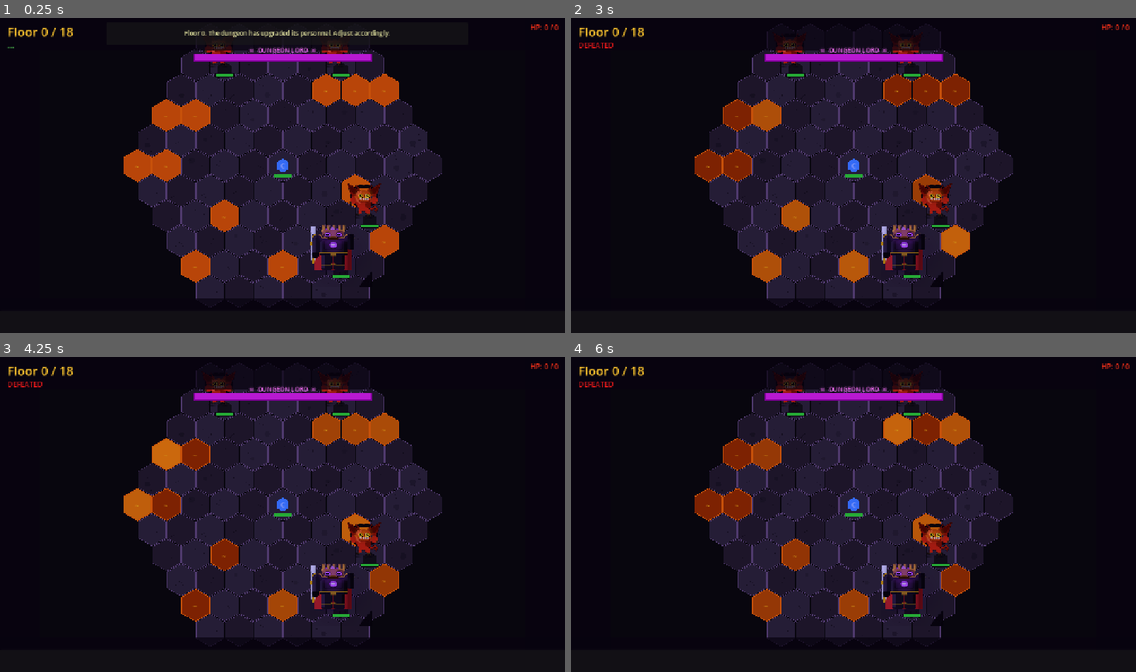
Above: before the commit, frames 1-4 (two rows, left to right).
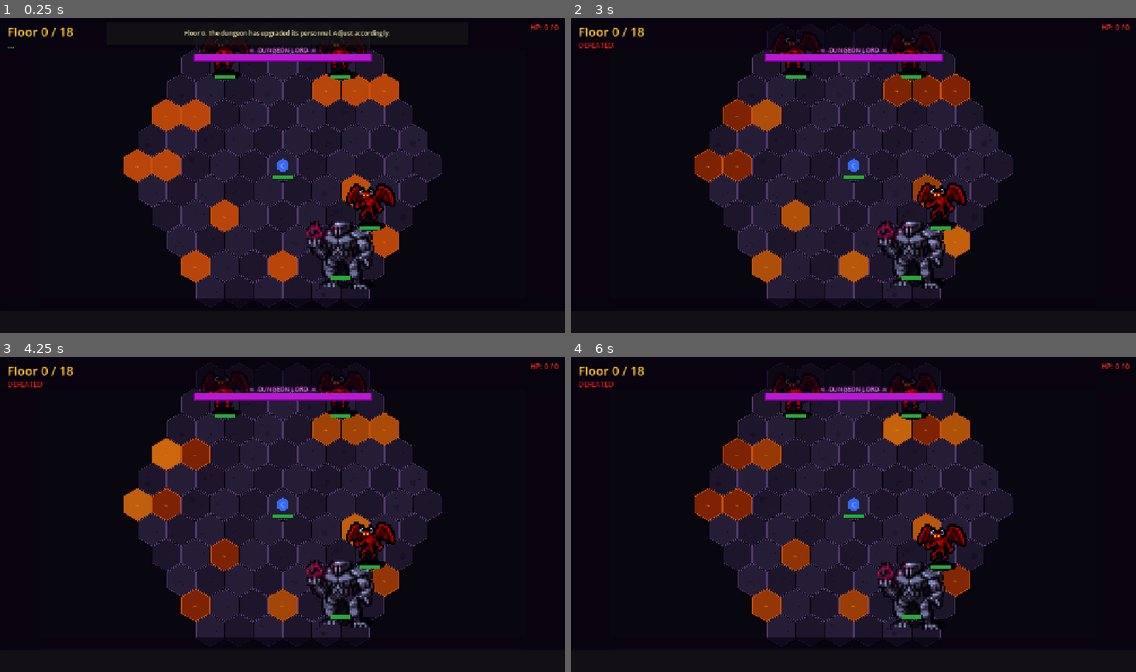
Above: after the commit, the same moments.

Repository: ColdTie/Descent
Game: Godot game, scene res://scenes/BattleScene.tscn
Two runs of this game, one before a commit and one after it. Both use one fixed random seed, a clock stepped at 60 frames per second and the inputs below. This scene is started directly instead of the project's main scene.
Inputs (mouse positions are in pixels of both pictures, inside the frame that each line leads up to):
- Up to frame 1 (0.25 s): no input
- Up to frame 2 (3 s): move the mouse to (706, 166) at 0.52 s; click (706, 166) at 0.67 s; move the mouse to (723, 191) at 1.27 s; click (723, 191) at 1.42 s; move the mouse to (734, 216) at 2.02 s; click (734, 216) at 2.17 s; move the mouse to (751, 241) at 2.77 s; click (751, 241) at 2.92 s
- Up to frame 3 (4.25 s): move the mouse to (197, 605) at 3.52 s; click (197, 605) at 3.67 s
- Up to frame 4 (6 s): move the mouse to (780, 631) at 4.27 s; click (780, 631) at 4.42 s; move the mouse to (723, 479) at 5.02 s; click (723, 479) at 5.17 s; move the mouse to (734, 505) at 5.77 s; click (734, 505) at 5.92 s

The runs differ from the first frame. In frame 1, 2.8% of the frame differs, in the area x 35-70%, y 6-87%; in frame 2, 2.9%; in frame 3, 2.9%; in frame 4, 3.0%, in the area x 35-70%, y 4-87%.

Commit message:
Run 8: upgrade to DCSS pixel-art sprites + combat visual polish
- gen_sprites_v4.py: 4x NEAREST scale (128px), 2px outline, better character
  selections (hell_knight, sonja, executioner, gloorx_vloq), taller portraits
- BattleScene: idle bob animation, dark disc backdrop, enemy name tags,
  squish-and-recover hit flash, wider HP bars (46px), larger sprite scale
- ClassSelect: wider cards (240x420), NEAREST filter for pixel-art portraits
- deploy.yml: uses gen_sprites_v4.py instead of gen_sprites_hq.py
- Sprites: DCSS CC0 1.0 Universal - Dungeon Crawl Stone Soup contributors

https://claude.ai/code/session_014uyUXz93EpZsDuVbuNm85J

Diff:
--- a/scenes/BattleScene.gd
+++ b/scenes/BattleScene.gd
@@ -133,6 +133,20 @@
 	_engine.status_ticked.connect(_on_status_ticked)
 	_engine.hero_moved.connect(_on_hero_moved)
 	_engine.setup(_all_combatants)
+
+## ─── Idle Animation ───────────────────────────────────────────────────────────
+
+func _start_idle_bob(sprite: Sprite2D, is_hero: bool) -> void:
+	## Slow breathing bob: hero moves gently, enemies bounce more assertively.
+	var base_y: float  = -24.0
+	var amp:    float  = 2.0 if is_hero else 3.5
+	var period: float  = 1.8 if is_hero else 1.2
+	var tw: Tween = create_tween()
+	tw.set_loops()
+	tw.tween_property(sprite, "position:y", base_y - amp, period * 0.5) \
+		.set_ease(Tween.EASE_IN_OUT).set_trans(Tween.TRANS_SINE)
+	tw.tween_property(sprite, "position:y", base_y + amp * 0.4, period * 0.5) \
+		.set_ease(Tween.EASE_IN_OUT).set_trans(Tween.TRANS_SINE)
 
 ## ─── Cave Atmosphere ──────────────────────────────────────────────────────────
 
@@ -300,30 +314,41 @@
 	var root := Node2D.new()
 	root.position = HexGrid.hex_to_pixel(c.position, HEX_SIZE)
 
-	# Sprite — PNG loads without Godot editor import, works in headless/web export.
 	var sprite_path: String = _get_sprite_path(c)
 	var sprite_tex: Texture2D = null
 	if ResourceLoader.exists(sprite_path):
 		sprite_tex = load(sprite_path) as Texture2D
 	var is_boss: bool = c.sprite_key.begins_with("boss")
+
 	if sprite_tex != null:
-		# Drop shadow ellipse drawn first (behind sprite)
+		# Dark disc behind sprite so it reads against any hex colour
+		var disc := Polygon2D.new()
+		disc.polygon = _make_hex_pts(HEX_SIZE * (0.68 if is_boss else 0.58))
+		disc.color = Color(0.0, 0.0, 0.0, 0.50)
+		disc.position = Vector2(0.0, -10.0)
+		root.add_child(disc)
+
+		# Drop shadow
 		var shadow := Polygon2D.new()
-		shadow.polygon = _make_hex_pts(HEX_SIZE * 0.48)
-		shadow.color = Color(0.0, 0.0, 0.0, 0.55)
-		shadow.position = Vector2(0.0, HEX_SIZE * 0.30)
+		shadow.polygon = _make_hex_pts(HEX_SIZE * (0.52 if is_boss else 0.42))
+		shadow.color = Color(0.0, 0.0, 0.0, 0.45)
+		shadow.position = Vector2(0.0, HEX_SIZE * 0.28)
 		root.add_child(shadow)
 
 		var sprite := Sprite2D.new()
 		sprite.texture = sprite_tex
-		# 128×128 HQ sprites — NEAREST gives crisp pixel edges
-		var sprite_scale: float = 1.10 if is_boss else 0.85
+		# NEAREST for crisp pixel-art look; 128×128 DCSS CC0 sprites scaled 4×
+		var sprite_scale: float = 1.20 if is_boss else 0.95
 		sprite.scale = Vector2(sprite_scale, sprite_scale)
-		sprite.position = Vector2(0.0, -22.0)
+		sprite.position = Vector2(0.0, -24.0)
 		sprite.texture_filter = CanvasItem.TEXTURE_FILTER_NEAREST
 		root.add_child(sprite)
+
+		# Idle breathing bob (enemies bounce a bit faster than hero)
+		var is_hero: bool = c.faction == Combatant.Faction.HERO
+		_start_idle_bob(sprite, is_hero)
 	else:
-		# Fallback: colored hex + glyph (used before Godot imports the assets)
+		# Fallback: coloured hex + glyph
 		var body := Polygon2D.new()
 		var body_size: float = HEX_SIZE * (0.55 if is_boss else 0.42)
 		body.polygon = _make_hex_pts(body_size)
@@ -344,27 +369,43 @@
 		lbl.position = Vector2(-12.0, -12.0)
 		root.add_child(lbl)
 
-	# HP bar — taller and with a visible dark border
+	# Enemy name tag (small, above HP bar)
+	if c.faction == Combatant.Faction.ENEMY:
+		var name_tag := Label.new()
+		name_tag.text = c.display_name
+		name_tag.horizontal_alignment = HORIZONTAL_ALIGNMENT_CENTER
+		name_tag.add_theme_font_size_override("font_size", 8)
+		var tag_color: Color = Color(1.0, 0.62, 0.95) if is_boss else Color(0.78, 0.58, 0.58)
+		name_tag.add_theme_color_override("font_color", tag_color)
+		name_tag.custom_minimum_size = Vector2(60.0, 0.0)
+		name_tag.position = Vector2(-30.0, HEX_SIZE * 0.48)
+		root.add_child(name_tag)
+
+	# HP bar — wide border + background + coloured fill
+	var HP_W: float = 46.0
+	var HP_H: float = 8.0
+	var hp_y: float = HEX_SIZE * 0.58
+
 	var hp_border := ColorRect.new()
-	hp_border.size = Vector2(42.0, 9.0)
-	hp_border.position = Vector2(-21.0, HEX_SIZE * 0.50)
-	hp_border.color = Color(0.06, 0.04, 0.08)
+	hp_border.size = Vector2(HP_W + 2.0, HP_H + 2.0)
+	hp_border.position = Vector2(-(HP_W + 2.0) * 0.5, hp_y)
+	hp_border.color = Color(0.05, 0.03, 0.07)
 	root.add_child(hp_border)
 
 	var hp_bg := ColorRect.new()
-	hp_bg.size = Vector2(40.0, 7.0)
-	hp_bg.position = Vector2(-20.0, HEX_SIZE * 0.50 + 1.0)
-	hp_bg.color = Color(0.30, 0.05, 0.05)
+	hp_bg.size = Vector2(HP_W, HP_H)
+	hp_bg.position = Vector2(-HP_W * 0.5, hp_y + 1.0)
+	hp_bg.color = Color(0.28, 0.04, 0.04)
 	root.add_child(hp_bg)
 
 	var hp_bar := ColorRect.new()
 	hp_bar.name = "HPBar"
-	hp_bar.size = Vector2(40.0, 7.0)
-	hp_bar.position = Vector2(-20.0, HEX_SIZE * 0.50 + 1.0)
+	hp_bar.size = Vector2(HP_W, HP_H)
+	hp_bar.position = Vector2(-HP_W * 0.5, hp_y + 1.0)
 	hp_bar.color = Color(0.18, 0.88, 0.22)
 	root.add_child(hp_bar)
 
-	# Status icons area
+	# Status icons
 	var status_lbl := Label.new()
 	status_lbl.name = "StatusLabel"
 	status_lbl.add_theme_font_size_override("font_size", 11)
@@ -1036,7 +1077,7 @@
 	if hp_bar == null:
 		return
 	var ratio: float = float(c.hp) / float(max(1, c.max_hp))
-	hp_bar.size.x = 40.0 * clampf(ratio, 0.0, 1.0)
+	hp_bar.size.x = 46.0 * clampf(ratio, 0.0, 1.0)
 	# Green → yellow → red gradient as HP drops
 	hp_bar.color = Color(1.0 - ratio * 0.78, 0.18 + ratio * 0.70, 0.08)
 
@@ -1079,13 +1120,17 @@
 		tw.tween_property(hnode, "modulate:a", target_alpha, 0.25)
 
 func _hit_flash(c: Combatant) -> void:
-	## Brief white flash on a hit — gives combat a punchy feel.
+	## White brightness flare + squish-scale pulse for punchy combat feel.
 	var node: Node2D = _entity_nodes.get(c.id)
 	if node == null:
 		return
 	var tw: Tween = create_tween()
-	tw.tween_property(node, "modulate", Color(2.5, 2.5, 2.5, 1.0), 0.05)
-	tw.tween_property(node, "modulate", Color(1.0, 1.0, 1.0, 1.0), 0.12)
+	tw.tween_property(node, "modulate", Color(2.8, 2.8, 2.8, 1.0), 0.04)
+	tw.tween_property(node, "modulate", Color(1.0, 1.0, 1.0, 1.0), 0.14)
+	# Squish-and-recover for tactile weight
+	var tw2: Tween = create_tween()
+	tw2.tween_property(node, "scale", Vector2(1.10, 0.88), 0.06)
+	tw2.tween_property(node, "scale", Vector2(1.0,  1.0),  0.12)
 
 func _show_damage_number(c: Combatant, damage: int, color: Color = Color(1.0, 0.25, 0.1)) -> void:
 	var node: Node2D = _entity_nodes.get(c.id)
--- a/scenes/ClassSelect.gd
+++ b/scenes/ClassSelect.gd
@@ -2,8 +2,8 @@
 ## Class selection screen — the front end of each run.
 ## Run 6: portrait images from assets/portraits/, styled cards with class colors.
 
-const CARD_WIDTH:  float = 230.0
-const CARD_HEIGHT: float = 390.0
+const CARD_WIDTH:  float = 240.0
+const CARD_HEIGHT: float = 420.0
 
 var _selected_class: String = ""
 
@@ -87,15 +87,12 @@
 	)
 	if portrait_tex != null:
 		var portrait := TextureRect.new()
-		portrait.custom_minimum_size = Vector2(CARD_WIDTH - 4.0, 228.0)
+		# 200×220 DCSS pixel-art portraits — keep pixel aspect, use NEAREST filter
+		portrait.custom_minimum_size = Vector2(CARD_WIDTH - 4.0, 248.0)
 		portrait.texture       = portrait_tex
 		portrait.stretch_mode  = TextureRect.STRETCH_KEEP_ASPECT_CENTERED
 		portrait.expand_mode   = TextureRect.EXPAND_IGNORE_SIZE
-		portrait.texture_filter= CanvasItem.TEXTURE_FILTER_LINEAR
-		# Tint the background of the portrait slot dark
-		var ptbg := StyleBoxFlat.new()
-		ptbg.bg_color = Color(0.04, 0.03, 0.06)
-		portrait.add_theme_stylebox_override("panel", ptbg)
+		portrait.texture_filter= CanvasItem.TEXTURE_FILTER_NEAREST
 		vbox.add_child(portrait)
 	else:
 		var swatch := ColorRect.new()
--- a/scenes/ClassSelect.tscn
+++ b/scenes/ClassSelect.tscn
@@ -24,10 +24,10 @@
 anchor_top = 0.5
 anchor_right = 0.5
 anchor_bottom = 0.5
-offset_left = -370.0
-offset_top = -340.0
-offset_right = 370.0
-offset_bottom = 340.0
+offset_left = -390.0
+offset_top = -355.0
+offset_right = 390.0
+offset_bottom = 355.0
 theme_override_constants/separation = 14
 
 [node name="TitleLabel" type="Label" parent="VBox"]
Binary file changed: assets/portraits/arcanist.png
Binary file changed: assets/portraits/brawler.png
Binary file changed: assets/portraits/rogue.png
Binary file changed: assets/sprites/enemy_boss.png
Binary file changed: assets/sprites/enemy_boss_abyss_keeper.png
Binary file changed: assets/sprites/enemy_boss_dungeon_lord.png
Binary file changed: assets/sprites/enemy_boss_warden.png
Binary file changed: assets/sprites/enemy_demon.png
Binary file changed: assets/sprites/enemy_goblin.png
Binary file changed: assets/sprites/enemy_golem.png
Binary file changed: assets/sprites/enemy_imp.png
Binary file changed: assets/sprites/enemy_skeleton.png
(and 6 more such lines)
